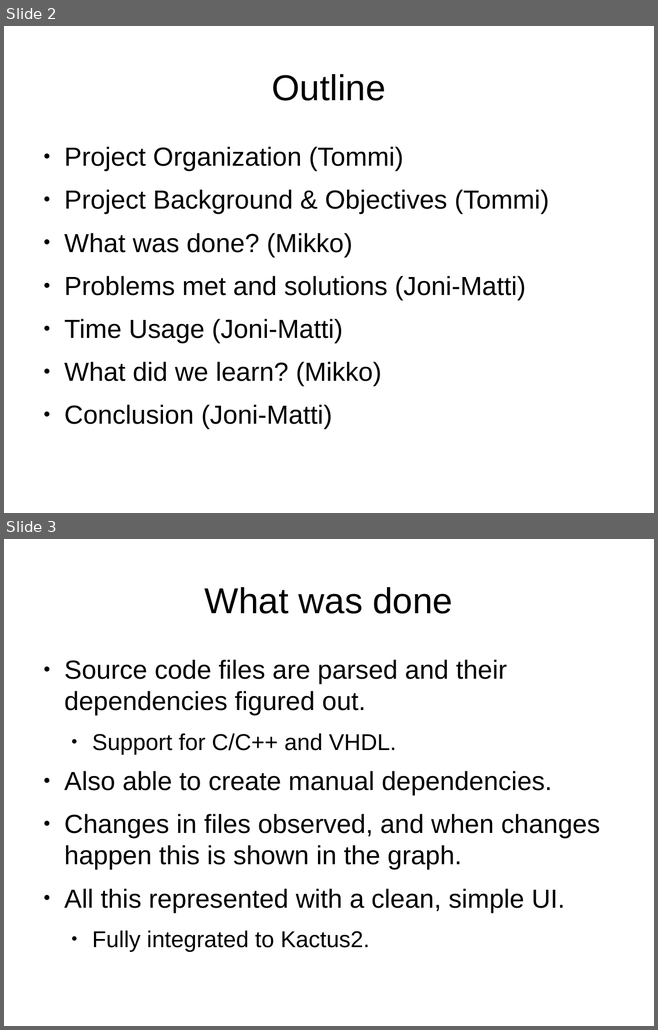
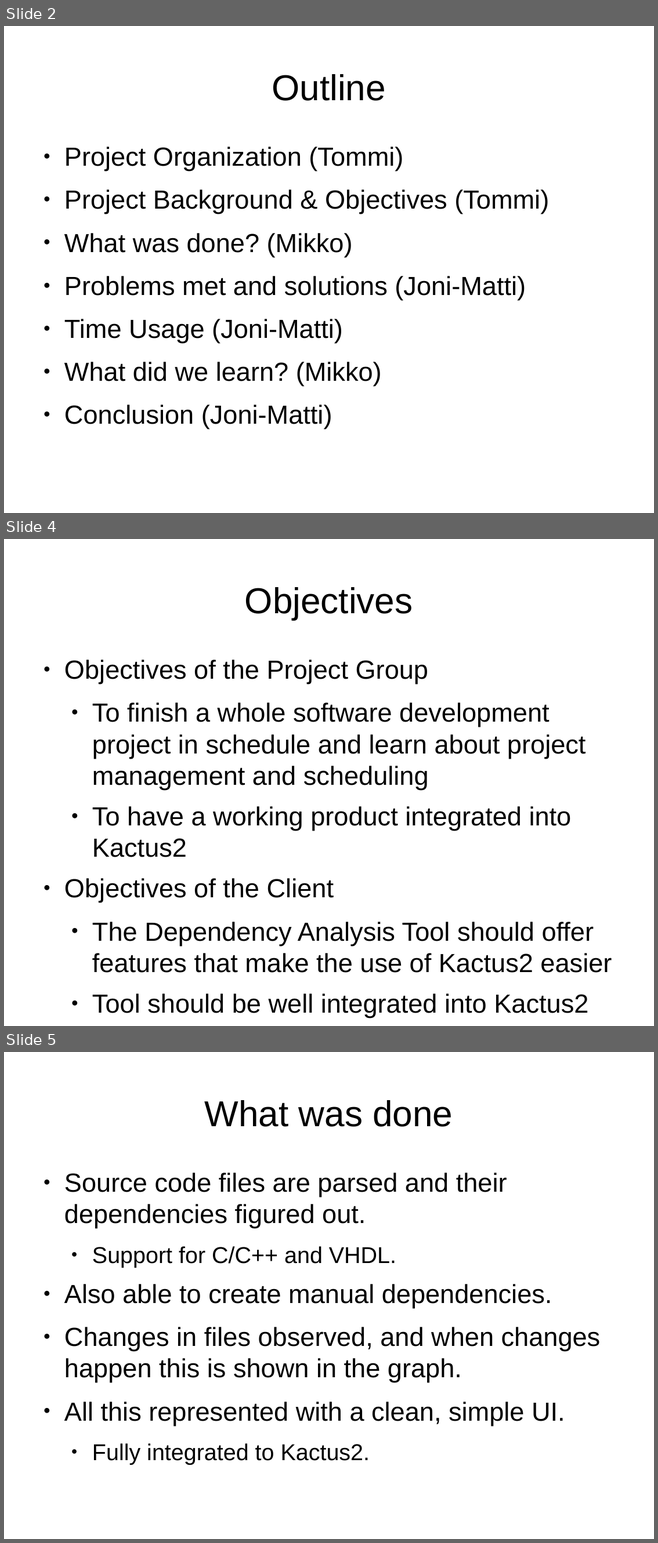
Before and after one commit to darwinbeing/kactus2all, a slide deck: Administrative/Final Report Slides.odp. Shown one above the other, each under a label of ours: slides 2 and 3 before the commit, slides 2, 4 and 5 after it; the slides between them are not shown. The pictures are 658x1030 and 658x1543 pixels, drawn with LibreOffice and Linux fonts; fonts in the diff are those of the drawing. Boxes give left, top, right and bottom in pixels: in the first picture for what was removed or moved away, otherwise in the second. Text is boxed around its words. In the diff, an @@ line names an element or a change of style, - is before the commit and + after.

Commit message:
[PERFECTIVE] Improved project slides. Added some content to Final Report.

```diff
--- a/Administrative/Final Report Slides.odp
+++ b/Administrative/Final Report Slides.odp
@@ slide 4 added at [4, 539, 654, 1026], background #FFFFFF @@
@@ title added at [245, 587, 413, 620], 44 pt, text #000000 @@
+Objectives
@@ text added at [64, 660, 611, 1018], 32 pt, text #000000 @@
+● Objectives of the Project Group
+  ● To finish a whole software development project in schedule and learn about project management and scheduling
+  ● To have a working product integrated into Kactus2
+● Objectives of the Client
+  ● The Dependency Analysis Tool should offer features that make the use of Kactus2 easier
+  ● Tool should be well integrated into Kactus2
@@ what was slide 3 is now slide 5 @@
```
Also in this commit, not shown: 1 other slide added, 1 other file.
